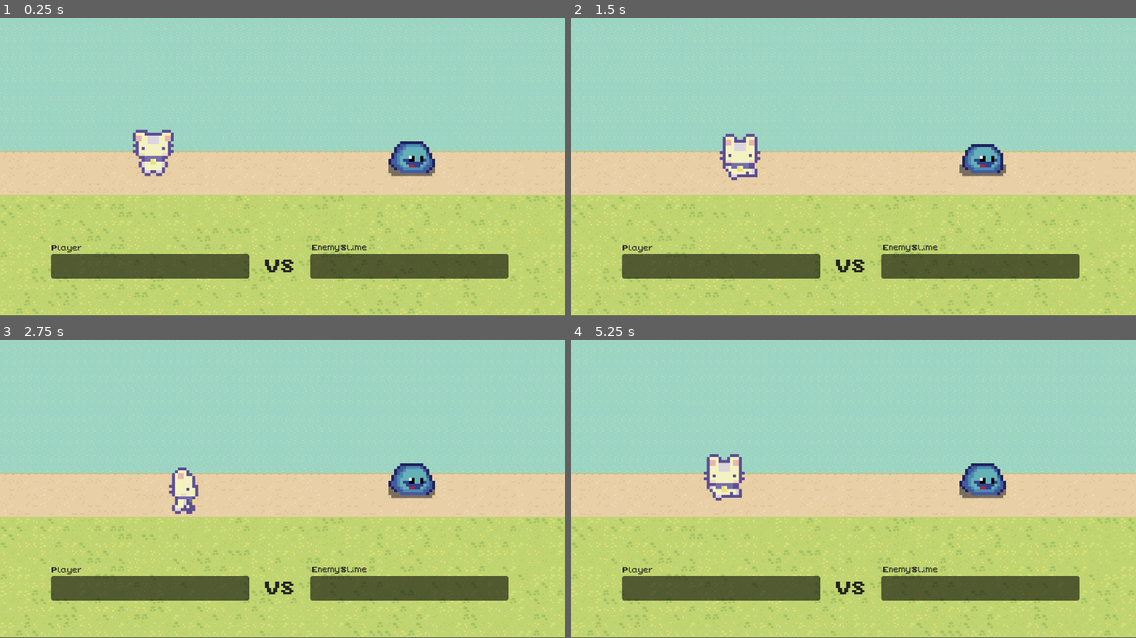
Above: before the commit, frames 1-4 (two rows, left to right).
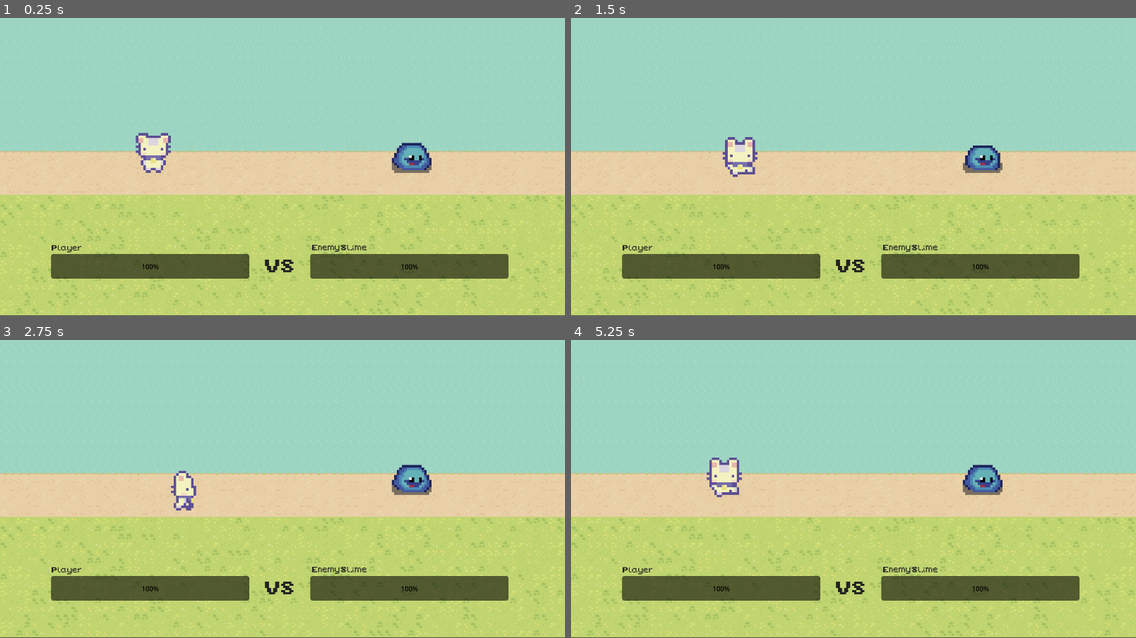
Above: after the commit, the same moments.

Repository: imlana21/top-down-game2
Game: Godot game, scene res://scene/combat/battle_combat.tscn
Two runs of this game, one before a commit and one after it. Both use one fixed random seed, a clock stepped at 60 frames per second and the inputs below. This scene is started directly instead of the project's main scene.
Inputs (mouse positions are in pixels of both pictures, inside the frame that each line leads up to):
- Up to frame 1 (0.25 s): no input
- Up to frame 2 (1.5 s): tap Enter at 0.5 s; move the mouse to (977, 152) at 0.52 s; hold D (walk_right) 0.53-1.28 s; click (977, 152) at 0.6 s; move the mouse to (740, 181) at 1.27 s; hold S (walk_down) from 1.28 s (still down); click (740, 181) at 1.35 s
- Up to frame 3 (2.75 s): move the mouse to (339, 423) at 2.02 s; release S (walk_down) at 2.03 s; hold D (walk_right) from 2.03 s (still down); tap F (change_skin) at 2.1 s; click (339, 423) at 2.3 s
- Up to frame 4 (5.25 s): move the mouse to (825, 548) at 2.77 s; release D (walk_right) at 2.78 s; hold W (walk_up) 2.78-3.53 s; tap Shift (run) at 2.85 s; click (825, 548) at 3.05 s; move the mouse to (1023, 533) at 3.52 s; hold A (walk_left) 3.53-5.03 s; click (1023, 533) at 3.6 s; move the mouse to (684, 444) at 4.27 s; click (684, 444) at 4.35 s; move the mouse to (881, 489) at 5.02 s; hold S (walk_down) from 5.03 s (still down); tap F (change_skin) at 5.1 s

The runs differ from the first frame. In frame 1, 1.2% of the frame differs, in the area x 23-77%, y 37-85%; in frame 2, 1.1%; in frame 3, 1.0%; in frame 4, 1.2%, in the area x 23-77%, y 38-85%.

Commit message:
Add Boss

Diff:
--- a/autoload.gd
+++ b/autoload.gd
@@ -1,7 +1,6 @@
 extends Node
 
 var player_skin = "normal"
-var is_attacking: bool = false
 var is_paused: bool = false
 var player: CharacterBody2D
 var world: Node2D
@@ -60,9 +59,12 @@
 	var spawn_y = randi_range(30, 500)
 	return Vector2(spawn_x, spawn_y)
 
-func spawn_enemy(rooms, pos):
+# Generate Enemy
+func spawn_enemy(rooms, pos, is_boss = false):
 	var enemy_instance = load("res://scene/enemies/slime/slime.tscn").instantiate()
 	enemy_instance.position = pos
 	enemy_instance.name = enemy_instance.name + str(pos.x) + "_" + str(pos.y)
+	enemy_instance.is_boss = is_boss
+	#set random enemy color
 	enemy_list.append(enemy_instance.name)
 	rooms.add_child(enemy_instance)
--- a/scene/combat/battle_combat.gd
+++ b/scene/combat/battle_combat.gd
@@ -16,7 +16,9 @@
 func _ready():
 	Autoload.pause_scale = Vector2(1, 1)
 	Autoload.pause_position = get_viewport_rect(). size / 2
-
+	# Setup Enemy is Boss
+	if CombatDetail.is_enemy_boss:
+		enemy.CHAR_DETAIL = CombatDetail.enemy_detail
 	# SetUp Battle Combat
 	characters.append(player)
 	characters.append(enemy)
@@ -31,7 +33,11 @@
 	enemy_bar.value = enemy.CHAR_DETAIL["curr_hp"]
 
 func call_character(char_instance, node, bar):
-	char_instance.scale = Vector2(7.0, 7.0)
+	if "enemy_name" in char_instance.CHAR_DETAIL and CombatDetail.is_enemy_boss:
+		char_instance.scale = Vector2(18.0, 18.0)
+		$Character/EnemyMarker.position += Vector2(0, -80)
+	else:
+		char_instance.scale = Vector2(6.0, 6.0)
 	node.add_child(char_instance)
 	# Set Bar
 	bar.max_value = char_instance.CHAR_DETAIL["max_hp"]
@@ -41,7 +47,6 @@
 	# localization array
 	var character_list = characters
 	characters.sort_custom(_compare_intiative_attack)
-
 	while(repeat_turn):
 		for character in character_list:
 			if CombatDetail.is_attacking == false: return
@@ -64,6 +69,12 @@
 	var next_path = 'res://scene/rooms/world.tscn'
 	var current_scene = self
 	CombatDetail.player_energy -= 1
+	if CombatDetail.is_enemy_boss:
+		CombatDetail.player_energy += 3
+		CombatDetail.enemy_detail = {}
+		CombatDetail.is_enemy_boss = false
+		CombatDetail.is_boss_killed = true
+
 	change_combat.emit(next_path, current_scene)
 
 func take_damage(character):
--- a/scene/combat/battle_combat.tscn
+++ b/scene/combat/battle_combat.tscn
@@ -579,13 +579,12 @@
 text = "Player"
 
 [node name="ProgressBar" type="ProgressBar" parent="HealthBar/Player"]
-modulate = Color(0.00424908, 0.0138565, 0.0105705, 1)
+modulate = Color(0, 0, 0, 1)
 offset_left = 123.0
 offset_top = 570.0
 offset_right = 600.0
 offset_bottom = 630.0
 rounded = true
-show_percentage = false
 
 [node name="Label3" type="Label" parent="HealthBar"]
 offset_left = 638.0
@@ -614,7 +613,6 @@
 offset_top = 570.0
 offset_right = 1224.0
 offset_bottom = 630.0
-show_percentage = false
 
 [node name="Label" type="Label" parent="."]
 offset_left = 616.0
--- a/scene/combat/combat_detail.gd
+++ b/scene/combat/combat_detail.gd
@@ -1,17 +1,16 @@
 extends Node
 
+@export var player_energy = 1
+
 var player_detail: set = set_player_detail
-var enemy_detail: set = set_enemy_detail
-var is_attacking = false
+var is_attacking: bool = false
 var last_position = null: set = set_last_position
-var last_enemy = null
-var player_energy = 1
+var is_enemy_boss:bool = false
+var enemy_detail: Dictionary
+var is_boss_killed:bool = false
 
 func set_player_detail(val):
 	player_detail = val
-
-func set_enemy_detail(val):
-	enemy_detail = val
 
 func set_is_attacking(val):
 	is_attacking = val
--- a/scene/enemies/slime/slime.gd
+++ b/scene/enemies/slime/slime.gd
@@ -12,6 +12,7 @@
 
 @export var SPEED = 700
 @onready var nav_agent: NavigationAgent2D = $Node2D/SlimeNavigation
+@export var is_boss = false
 
 var target_node = null
 
@@ -20,6 +21,10 @@
 func _ready():
 	nav_agent.path_desired_distance = 4
 	nav_agent.target_desired_distance = 4
+	if is_boss:
+		set_to_boss()
+	else:
+		$Name.hide()
 
 func _physics_process(delta):
 	if nav_agent.is_navigation_finished() or CombatDetail.is_attacking:
@@ -45,3 +50,14 @@
 
 func attacking():
 	change_attack.emit()
+
+func set_to_boss():
+	$Name.text = "Slime Boss"
+	$Name.show()
+	$SlimeSprite.scale = Vector2(3.0, 3.0)
+	$SlimeCollision.scale = Vector2(3.0, 3.0)
+	$SlimeSprite.modulate = "00ff00"
+	$PlayerDetector/CollisionShape2D.disabled = true
+	CHAR_DETAIL["max_hp"] = CHAR_DETAIL["max_hp"] * 3
+	CHAR_DETAIL["curr_hp"] = CHAR_DETAIL["max_hp"]
+	CHAR_DETAIL["str"] = CHAR_DETAIL["str"] * 3
--- a/scene/enemies/slime/slime.tscn
+++ b/scene/enemies/slime/slime.tscn
@@ -1,8 +1,9 @@
-[gd_scene load_steps=27 format=3 uid="uid://c33irnw324lml"]
+[gd_scene load_steps=28 format=3 uid="uid://c33irnw324lml"]
 
 [ext_resource type="Script" path="res://scene/enemies/slime/slime.gd" id="1_fp4nq"]
 [ext_resource type="Texture2D" uid="uid://ulklvcpniqoa" path="res://assets/Characters/slime.png" id="1_mgres"]
 [ext_resource type="Script" path="res://scene/enemies/slime/slime_sprite.gd" id="3_3jwdr"]
+[ext_resource type="Theme" uid="uid://bnxyqifnolrd1" path="res://scene/combat/combat.tres" id="4_ys504"]
 
 [sub_resource type="AtlasTexture" id="AtlasTexture_b62pg"]
 atlas = ExtResource("1_mgres")
@@ -204,11 +205,22 @@
 autostart = true
 
 [node name="PlayerDetector" type="Area2D" parent="."]
+visible = false
 collision_layer = 0
 collision_mask = 2
 
 [node name="CollisionShape2D" type="CollisionShape2D" parent="PlayerDetector"]
 shape = SubResource("CircleShape2D_0wdlx")
+
+[node name="Name" type="Label" parent="."]
+offset_left = -20.0
+offset_top = -21.0
+offset_right = 22.0
+offset_bottom = -11.0
+theme = ExtResource("4_ys504")
+theme_override_colors/font_color = Color(1, 1, 1, 1)
+theme_override_font_sizes/font_size = 7
+text = "Slime Boss"
 
 [connection signal="change_attack" from="." to="SlimeSprite" method="_on_slime_change_attack"]
 [connection signal="animation_finished" from="SlimeSprite" to="SlimeSprite" method="_on_animation_finished"]
--- a/scene/rooms/world.gd
+++ b/scene/rooms/world.gd
@@ -8,8 +8,12 @@
 func _ready():
 	Autoload.world = self
 	Autoload.enemy_list = []
+	# Call small enemy
 	for pos in Autoload.enemy_position:
 		Autoload.spawn_enemy(self, pos)
+	# Call bos enemy
+	if !CombatDetail.is_boss_killed:
+		Autoload.spawn_enemy(self, Vector2(768, -64), true)
 
 	if Autoload.enemy_position.size() < MAX_ENEMY:
 		var countdown_instance = load("res://scene/enemies/countdown_spawner.tscn").instantiate()
@@ -28,8 +32,12 @@
 
 func _on_player_start_combat(enemy):
 	# Remove enemy from array
-	var enemy_index = Autoload.enemy_list.find(enemy.name)
-	Autoload.enemy_position.remove_at(enemy_index)
+	if enemy.is_boss:
+		CombatDetail.is_enemy_boss = enemy.is_boss
+		CombatDetail.enemy_detail = enemy.CHAR_DETAIL
+	else:
+		var enemy_index = Autoload.enemy_list.find(enemy.name)
+		Autoload.enemy_position.remove_at(enemy_index)
 	# Emit Combat
 	start_combat.emit(self)
 
--- a/scene/scene_manager.gd
+++ b/scene/scene_manager.gd
@@ -2,7 +2,6 @@
 
 var next_scene = null
 var current_scene = null
-var last_enemy = null
 var player_point = null
 
 @export var MAX_ENEMY = 5
@@ -68,21 +67,16 @@
 			start_fade_in()
 		"fade_out":
 			start_fade_out()
-			if player_point != null:
-				Autoload.player.position = Autoload.enter_world_position[player_point]
-			player_point = null
 
 func start_fade_in():
 	current_scene.queue_free()
 	anim_trans.play("fade_out")
 
 func start_fade_out():
-	#if next_scene.name != "BattleCombat":
-		#var loading_instance = loading_scene.instantiate()
-		#loading_instance.connect("start_combat", _on_loader_start_combat)
-		#add_child(loading_instance)
-	#else:
 	_on_loader_start_combat()
+	if player_point != null:
+		Autoload.player.position = Autoload.enter_world_position[player_point]
+	player_point = null
 
 func _on_loader_start_combat():
 	$CurrentScene.add_child(next_scene)
